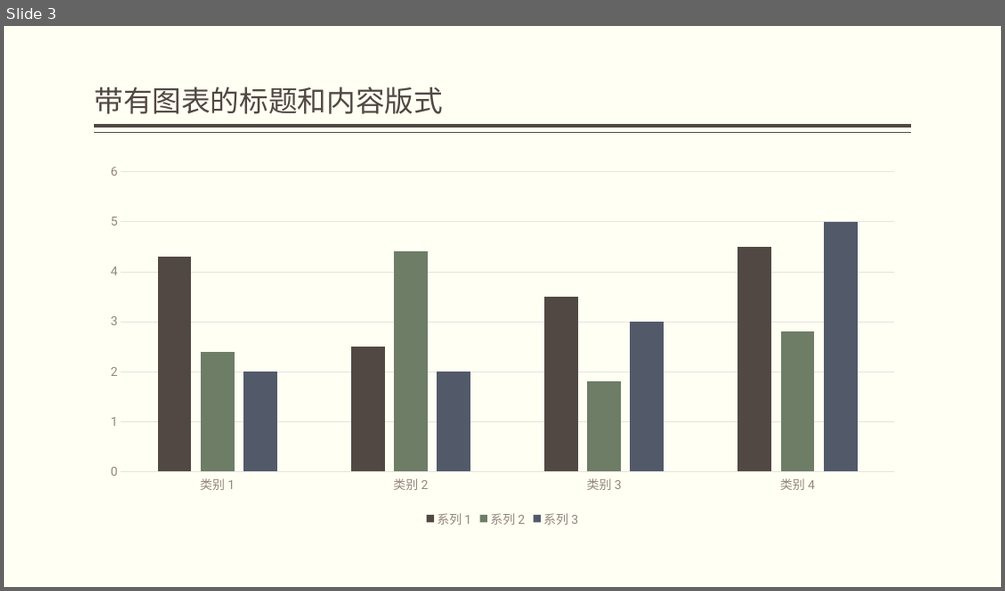
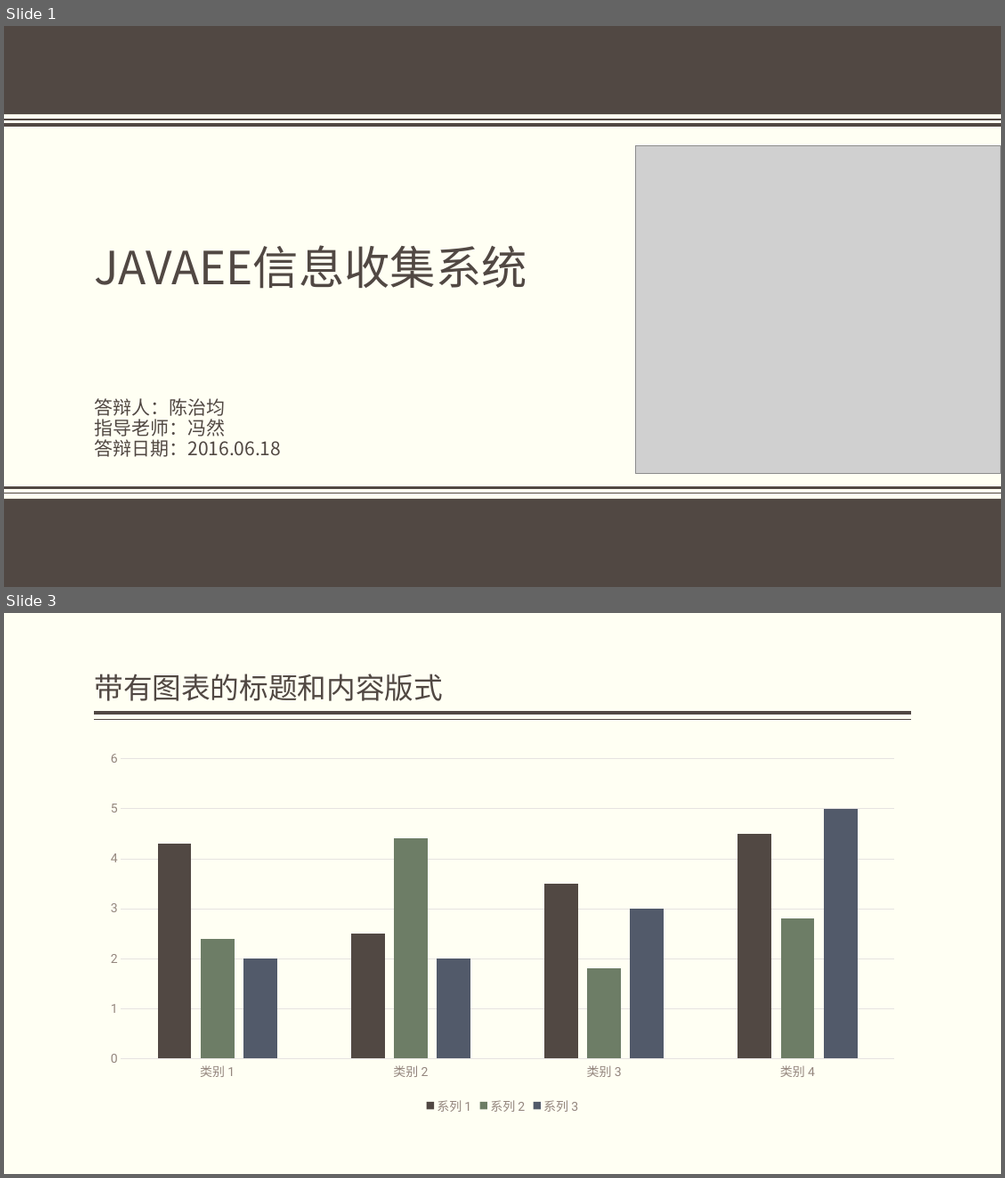
Before and after one commit to the-widmore/graduation, a slide deck: src/main/resources/graduation.pptx. Shown one above the other, each under a label of ours: slide 3 before the commit, slides 1 and 3 after it; the slides between them are not shown. The pictures are 1005x591 and 1005x1178 pixels, drawn with LibreOffice and Linux fonts; fonts in the diff are those of the drawing; grey boxes stand for pictures; background and template pictures are left out. Boxes give left, top, right and bottom in pixels: in the first picture for what was removed or moved away, otherwise in the second. Text is boxed around its words. In the diff, an @@ line names an element or a change of style, - is before the commit and + after.

```diff
--- a/src/main/resources/graduation.pptx
+++ b/src/main/resources/graduation.pptx
@@ slide 1 added at [4,26,1001,587], background #FFFFF3 @@
@@ rectangle added at [4,26,1001,114], fill #514843 @@
@@ line added from (4, 125) to (1001, 125), #514843 3 pt @@
@@ line added from (4, 119) to (1001, 119), #514843 1 pt @@
@@ picture added at [636,145,1001,473] @@
@@ title added at [94,245,526,289], 44 pt, text #514843 @@
+JAVAEE信息收集系统
@@ subtitle added at [94,398,281,457], 18 pt, text #514843 @@
+答辩人：陈治均
+指导老师：冯然
+答辩日期：2016.06.18
@@ line added from (1001, 487) to (4, 487), #514843 3 pt @@
@@ line added from (1001, 492) to (4, 492), #514843 1 pt @@
@@ rectangle added at [4,499,1001,587], fill #514843 @@
```
Also in this commit, not shown: 1 slide changed, 1 slide removed, 17 other files.
